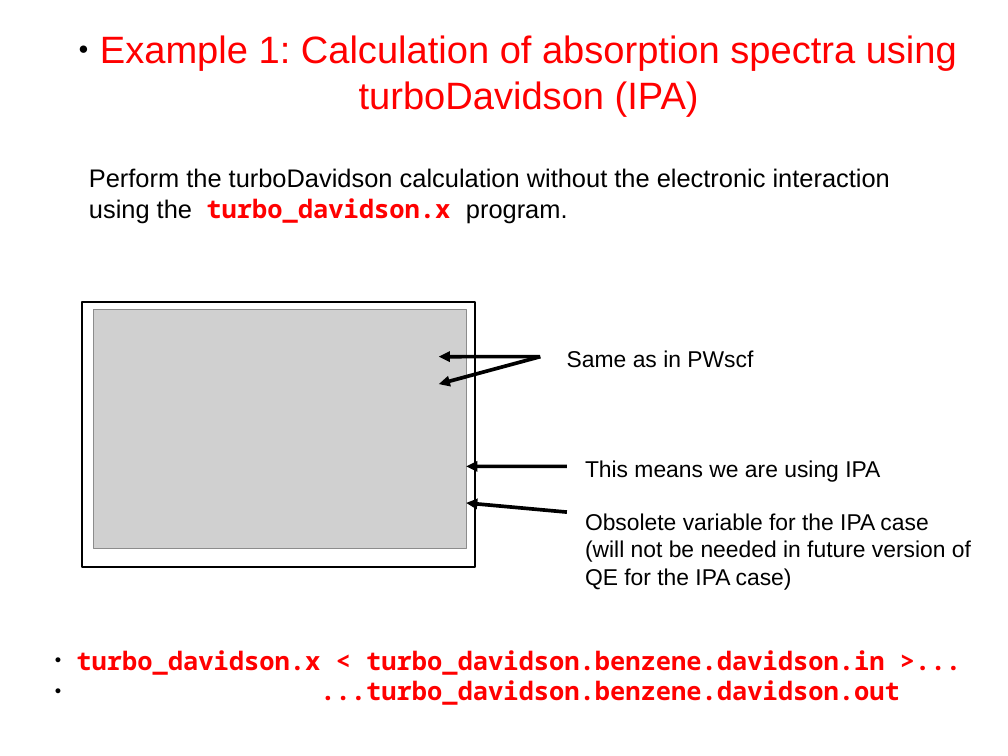
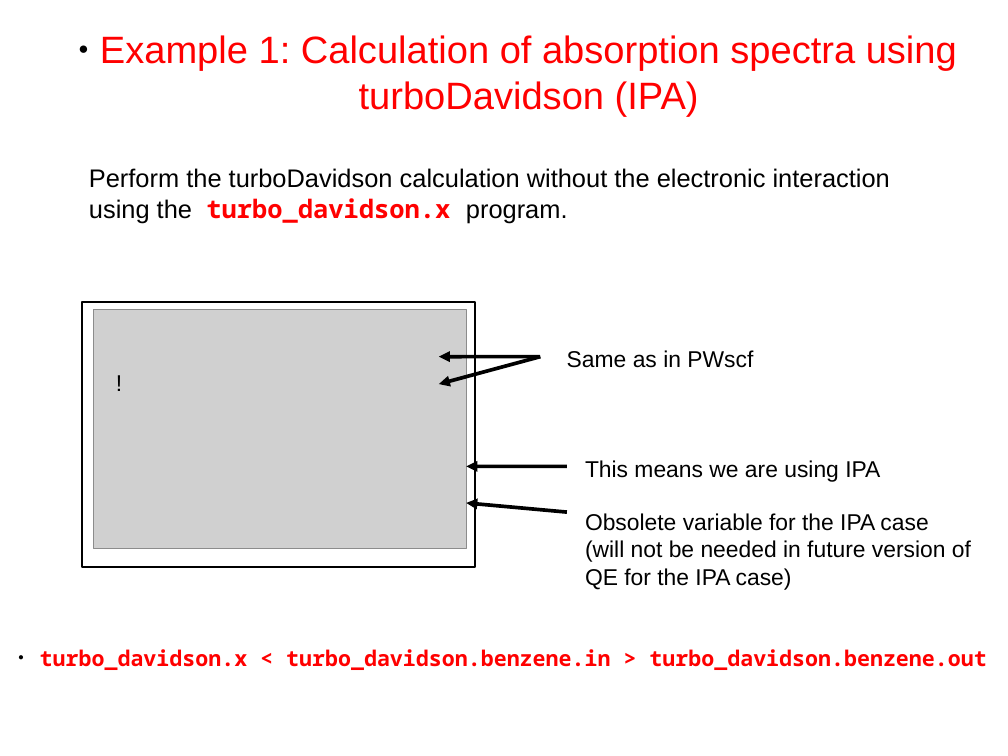
Before and after one commit to thepranab/materials-for-max-qe2021-online-school, a slide deck: slide 9 of slides.sources/handson-day6.odp. Drawn at 1008x756 pixels with LibreOffice and Linux fonts; fonts in the diff are those of the drawing; grey boxes stand for pictures. Boxes give left, top, right and bottom in pixels: in the first picture for what was removed or moved away, otherwise in the second. Text is boxed around its words. In the diff, an @@ line names an element or a change of style, - is before the commit and + after.

```diff
--- a/slides.sources/handson-day6.odp
+++ b/slides.sources/handson-day6.odp
@@ text added at (107, 364, 132, 399), 18 pt, text #000000 @@
+!
@@ text at (40, 649, 986, 670): text changed; size 20 to 17 pt @@
-● turbo_davidson.x < turbo_davidson.benzene.davidson.in >...
-● ...turbo_davidson.benzene.davidson.out
+● turbo_davidson.x < turbo_davidson.benzene.in > turbo_davidson.benzene.out
```
Also in this commit, not shown: 13 other slides changed, 1 slide added, 23 other files.
